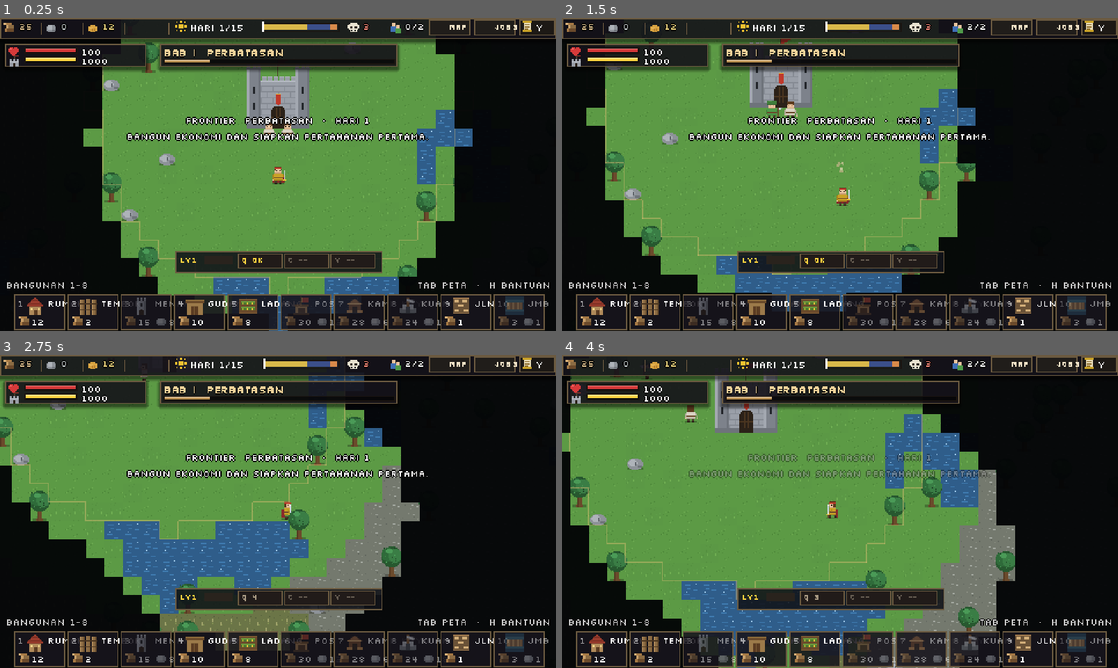
Above: before the commit, frames 1-4 (two rows, left to right).
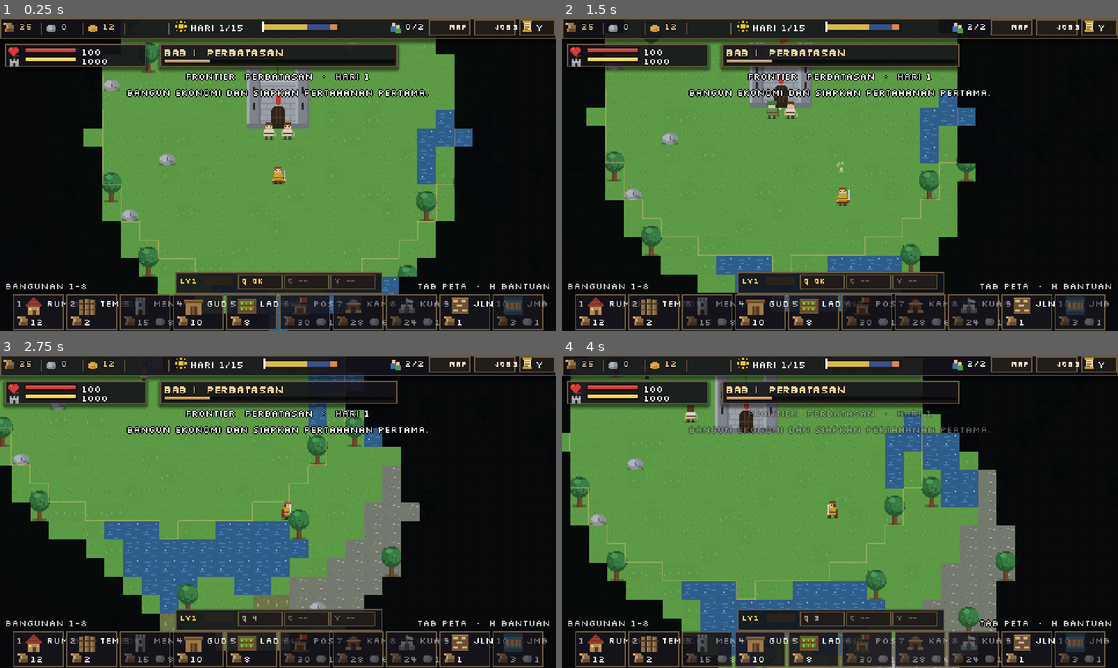
Above: after the commit, the same moments.

Repository: shimleabyte/hold-the-keep
Game: Godot game, scene res://scenes/main.tscn
Two runs of this game, one before a commit and one after it. Both use one fixed random seed, a clock stepped at 60 frames per second and the inputs below.
Inputs (mouse positions are in pixels of both pictures, inside the frame that each line leads up to):
- Up to frame 1 (0.25 s): no input
- Up to frame 2 (1.5 s): tap Enter at 0.5 s; move the mouse to (962, 158) at 0.52 s; hold D (move_right) 0.53-1.28 s; tap C (ability_cleave) at 0.6 s; click (962, 158) at 0.67 s; tap Space at 0.77 s; move the mouse to (728, 190) at 1.27 s; hold S (move_down) from 1.28 s (still down); tap Q (ability_dash) at 1.35 s
- Up to frame 3 (2.75 s): tap Space at 1.52 s; move the mouse to (333, 442) at 2.02 s; release S (move_down) at 2.03 s; hold D (move_right) from 2.03 s (still down); tap V (ability_rally) at 2.1 s
- Up to frame 4 (4 s): move the mouse to (812, 574) at 2.77 s; release D (move_right) at 2.78 s; hold W (move_up) 2.78-3.53 s; tap F (attack) at 2.85 s; click (812, 574) at 2.92 s; tap Space at 3.02, 3.77 s; move the mouse to (1006, 558) at 3.52 s; hold A (move_left) from 3.53 s (still down); hold E (interact) from 3.53 s (still down)

The runs differ from the first frame. In frame 1, 10% of the frame differs, in the area x 1-99%, y 1-100%; in frame 2, 10%; in frame 3, 10%; in frame 4, 10%.
Error after the commit: Parse Error: Cannot infer the type of "is_locked" variable because the value doesn't have a set type. (res://scripts/ui/world_map_panel.gd:289)

Commit message:
ui(phase-07): keep locked map objective markers visually subdued

Diff:
--- a/scripts/ui/world_map_panel.gd
+++ b/scripts/ui/world_map_panel.gd
@@ -286,12 +286,13 @@
             "defend":
                 marker_color = Color("#84a9d2")
 
+        var is_locked := int(site.definition.get("act", 1)) > site.manager.unlocked_act
         if site.site_state == "failed":
             marker_color = Color("#765453")
-        elif int(site.definition.get("act", 1)) > site.manager.unlocked_act:
+        elif is_locked:
             marker_color = marker_color.darkened(0.55)
 
-        if site.site_state == "escorting" or site.site_state == "active":
+        if not is_locked and (site.site_state == "escorting" or site.site_state == "active"):
             draw_circle(marker_position, marker_size * 1.05, Color("#f4d08a"))
         if String(site.objective_type) in ["rescue", "escort"]:
             draw_circle(marker_position, marker_size * 0.58, marker_color)
